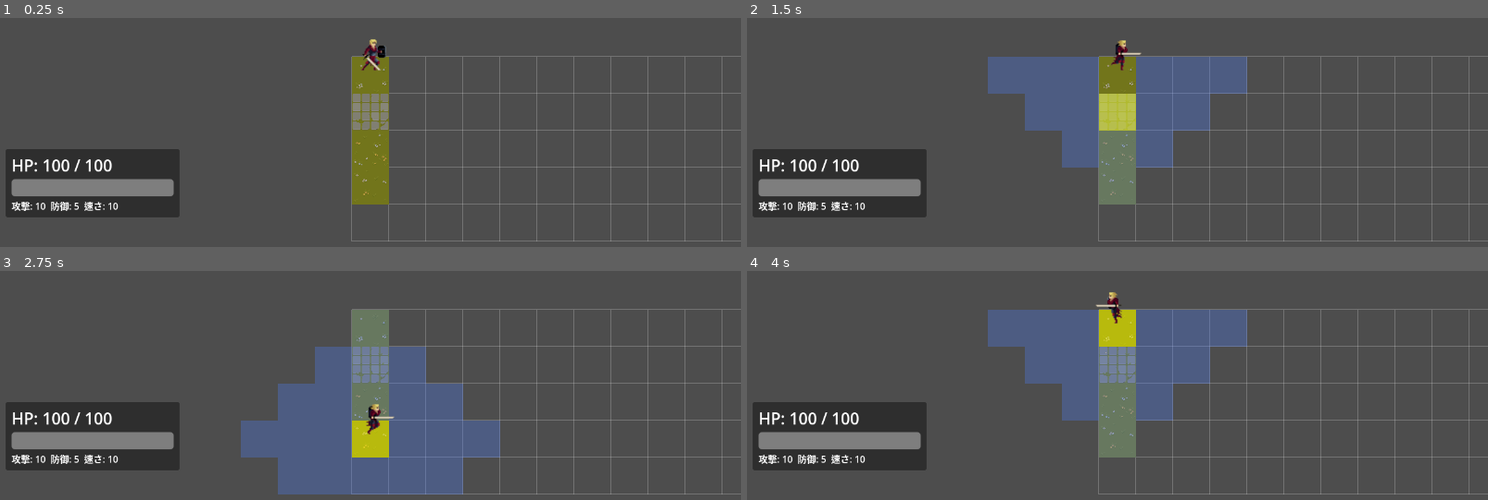
Above: before the commit, frames 1-4 (two rows, left to right).
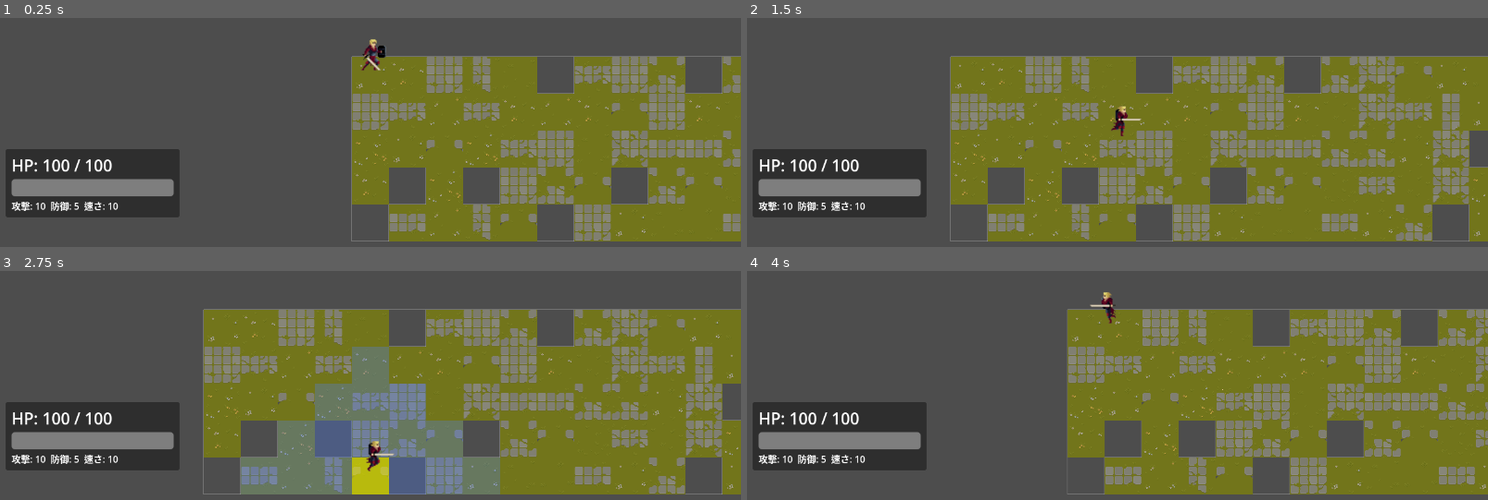
Above: after the commit, the same moments.

Repository: himanushi/godot-test
Game: Godot game, scene res://main.tscn
Two runs of this game, one before a commit and one after it. Both use one fixed random seed, a clock stepped at 60 frames per second and the inputs below.
Inputs:
- Up to frame 1 (0.25 s): no input
- Up to frame 2 (1.5 s): tap Enter (ui_accept) at 0.5, 0.77 s; hold Right (ui_right) 0.53-1.28 s; tap M (cast_magic) at 0.6 s; hold Down (ui_down) from 1.28 s (still down); tap Z (wait_turn) at 1.35 s
- Up to frame 3 (2.75 s): tap Enter (ui_accept) at 1.52 s; release Down (ui_down) at 2.03 s; hold Right (ui_right) from 2.03 s (still down); tap M (cast_magic) at 2.1 s
- Up to frame 4 (4 s): release Right (ui_right) at 2.78 s; hold Up (ui_up) 2.78-3.53 s; tap Z (wait_turn) at 2.85 s; tap Enter (ui_accept) at 3.02, 3.77 s; hold Left (ui_left) from 3.53 s (still down); tap M (cast_magic) at 3.6 s

The runs differ from the first frame. In frame 1, 33% of the frame differs, in the area x 52-100%, y 16-98%; in frame 2, 52%; in frame 3, 53%, in the area x 27-100%, y 16-98%; in frame 4, 44%.
Error before the commit: Attempt to call function 'set_cell' in base 'null instance' on a null instance. (res://field.gd:105)

Commit message:
fix: field.tscn

Diff:
--- a/srpg/field.tscn
+++ b/srpg/field.tscn
@@ -27,12 +27,25 @@
 tile_size = Vector2i(64, 64)
 sources/0 = SubResource("TileSetAtlasSource_ujqnb")
 
+[sub_resource type="TileSetAtlasSource" id="TileSetAtlasSource_overlay"]
+texture_region_size = Vector2i(64, 64)
+0:0/0 = 0
+1:0/0 = 0
+
+[sub_resource type="TileSet" id="TileSet_overlay"]
+tile_size = Vector2i(64, 64)
+sources/0 = SubResource("TileSetAtlasSource_overlay")
+
 [node name="Field" type="Node2D" groups=["field"]]
 script = ExtResource("1_aaaaa")
 
 [node name="GroundLayer" type="TileMapLayer" parent="."]
 tile_set = SubResource("TileSet_ground")
 
+[node name="OverlayLayer" type="TileMapLayer" parent="."]
+z_index = 1
+tile_set = SubResource("TileSet_overlay")
+
 [node name="GridHighlight" type="Node2D" parent="."]
 
 [node name="Camera2D" type="Node2D" parent="."]
